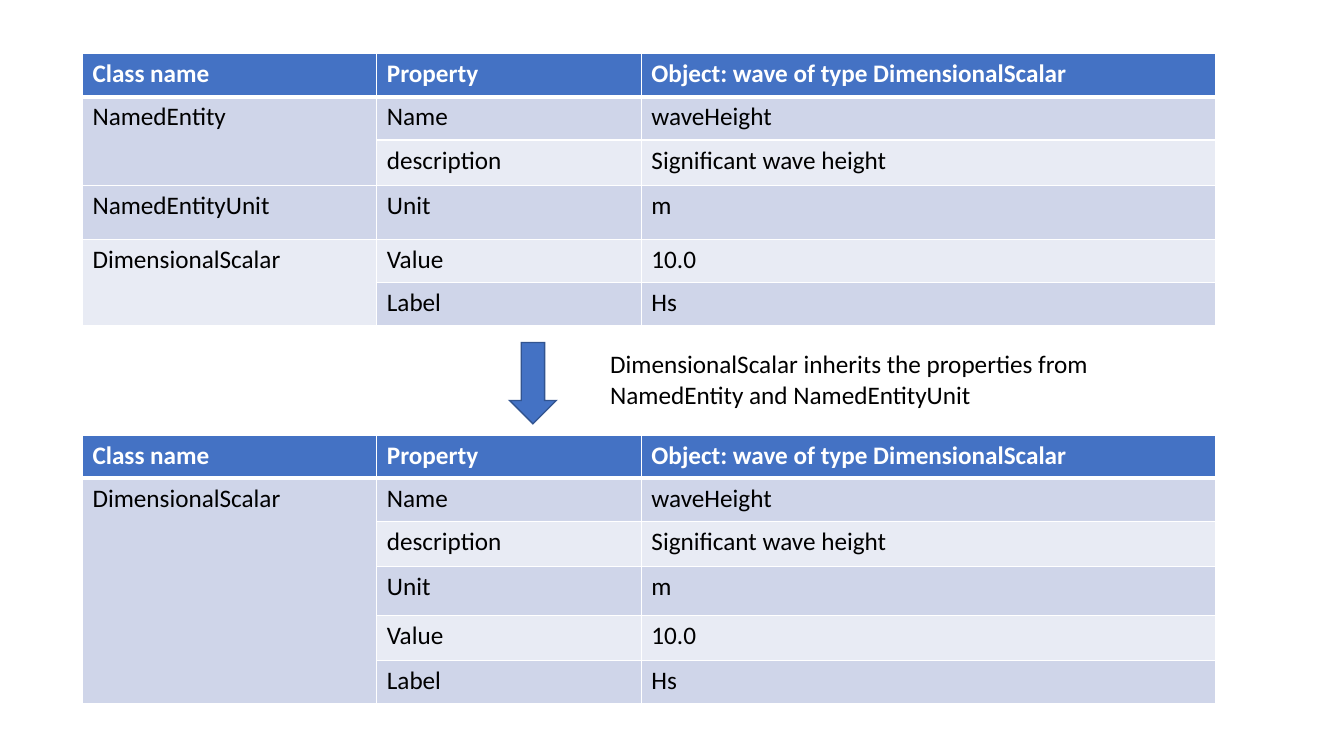
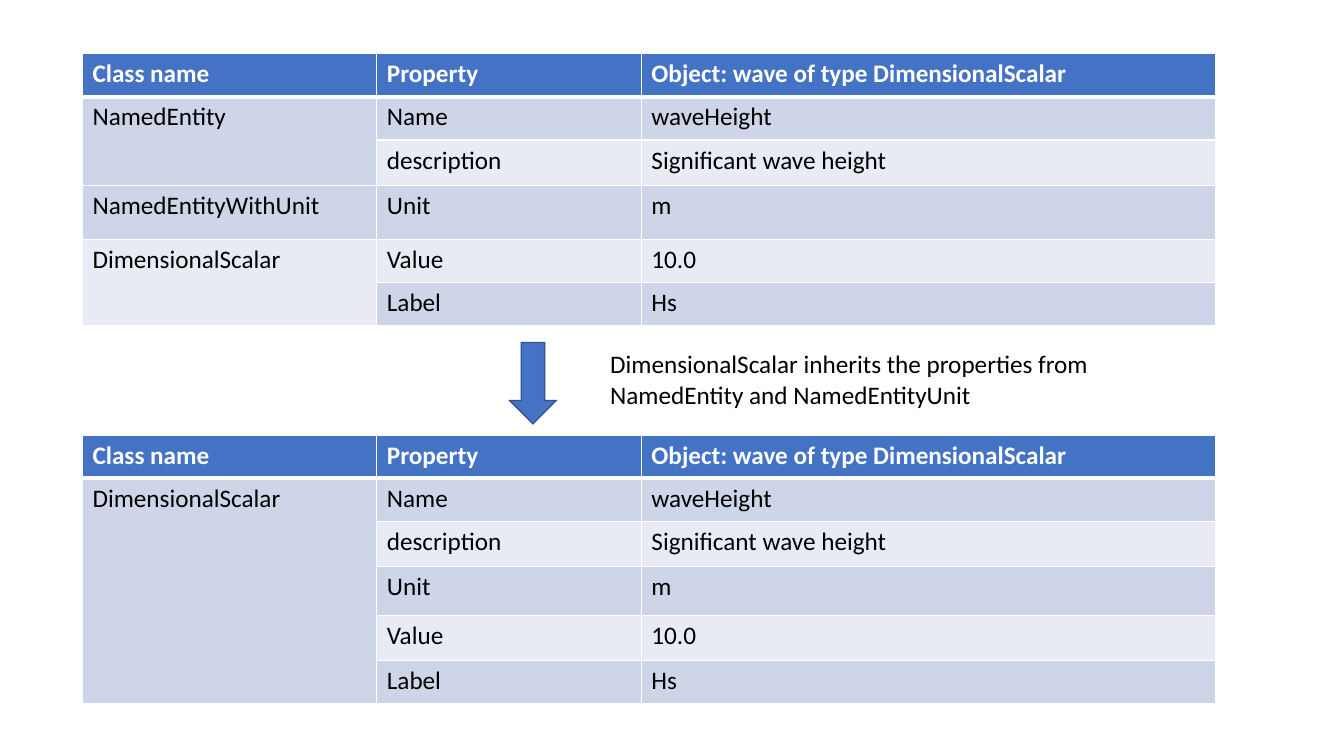
Before and after one commit to SINTEF/simos, a slide deck: slide 2 of docs/userGuideAsciiDoc/images/figures.pptx. Drawn at 1344x756 pixels with LibreOffice and Linux fonts; fonts in the diff are those of the drawing. Boxes give left, top, right and bottom in pixels: in the first picture for what was removed or moved away, otherwise in the second. Text is boxed around its words. In the diff, an @@ line names an element or a change of style, - is before the commit and + after.

```diff
--- a/docs/userGuideAsciiDoc/images/figures.pptx
+++ b/docs/userGuideAsciiDoc/images/figures.pptx
@@ table at <box>83,53,1215,326</box> @@
-row 4, column 1: NamedEntityUnit
+row 4, column 1: NamedEntityWithUnit
```
Also in this commit, not shown: 1 other file.
